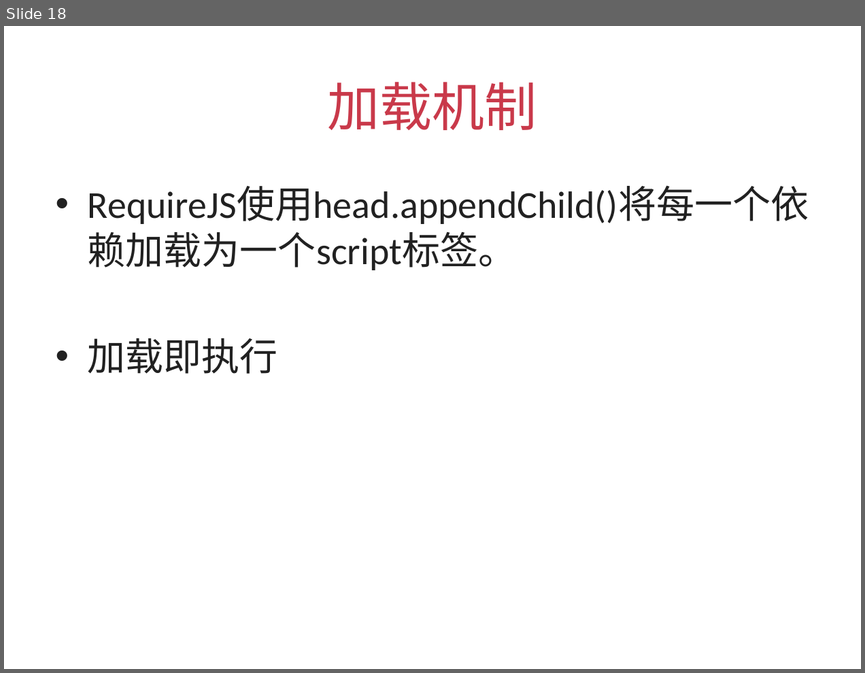
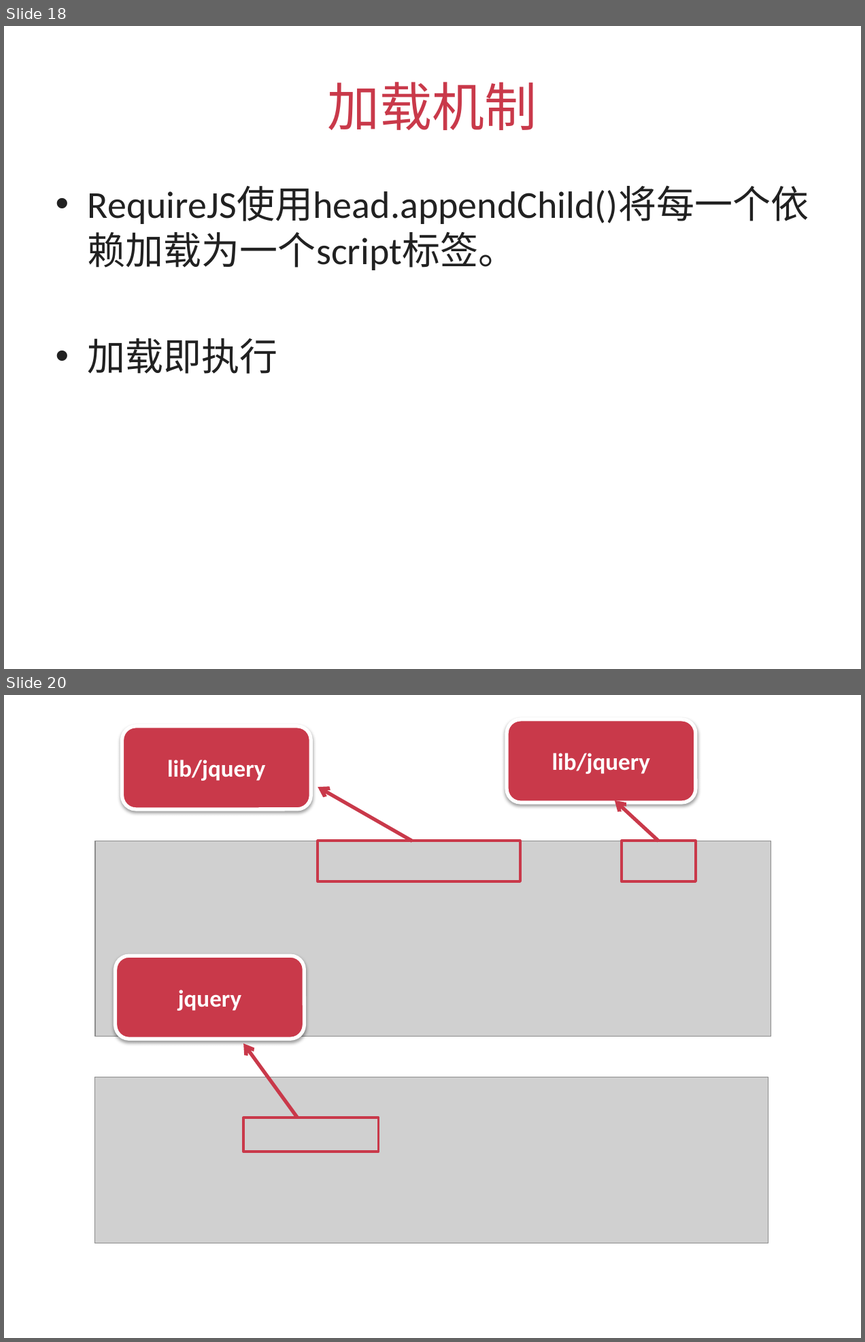
Before and after one commit to silvajs/lecturer, a slide deck: requirejs/doc/requirejs.pptx. Shown one above the other, each under a label of ours: slide 18 before the commit, slides 18 and 20 after it; the slides between them are not shown. The pictures are 865x673 and 865x1342 pixels, drawn with LibreOffice and Linux fonts; fonts in the diff are those of the drawing; grey boxes stand for pictures. Boxes give left, top, right and bottom in pixels: in the first picture for what was removed or moved away, otherwise in the second. Text is boxed around its words. In the diff, an @@ line names an element or a change of style, - is before the commit and + after.

```diff
--- a/requirejs/doc/requirejs.pptx
+++ b/requirejs/doc/requirejs.pptx
@@ slide 20 added at bbox=[4, 695, 861, 1338], background #FFFFFF @@
@@ rounded rectangle added at bbox=[122, 726, 311, 809], fill #C9394A, outline #FFFFFF 3 pt, 20 pt, text #FFFFFF, bold @@
+lib/jquery
@@ rounded rectangle added at bbox=[507, 720, 696, 803], fill #C9394A, outline #FFFFFF 3 pt, 20 pt, text #FFFFFF, bold @@
+lib/jquery
@@ arrow added from (412, 841) to (317, 787), #C9394A 3 pt @@
@@ arrow added from (659, 841) to (615, 800), #C9394A 3 pt @@
@@ picture added at bbox=[95, 841, 771, 1036] @@
@@ rectangle added at bbox=[317, 841, 520, 881], outline #C9394A 2.25 pt @@
@@ rectangle added at bbox=[621, 841, 696, 881], outline #C9394A 2.25 pt @@
@@ rounded rectangle added at bbox=[116, 955, 304, 1038], fill #C9394A, outline #FFFFFF 3 pt, 20 pt, text #FFFFFF, bold @@
+jquery
@@ arrow added from (298, 1117) to (244, 1043), #C9394A 3 pt @@
@@ picture added at bbox=[95, 1077, 768, 1243] @@
@@ rectangle added at bbox=[244, 1117, 379, 1151], outline #C9394A 2.25 pt @@
```
Also in this commit, not shown: 3 other slides added, 1 slide removed, 6 other files.
